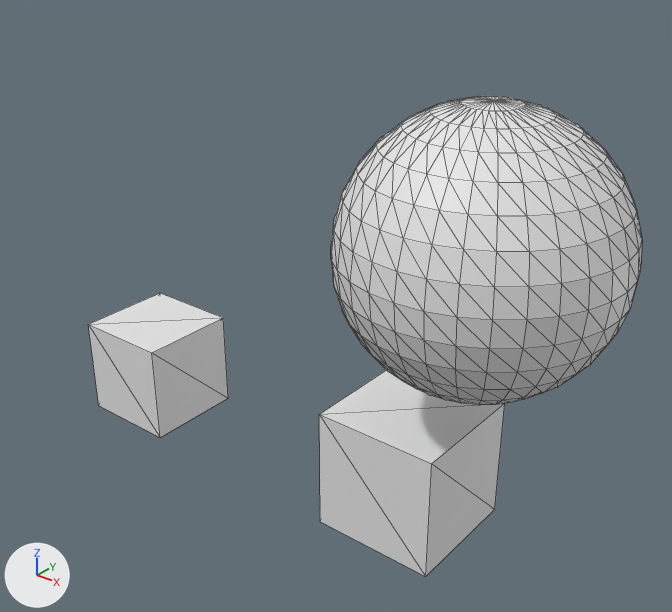
Two versions of the glTF model Blender/character.glb, one commit apart.
Rendered twice from a 50 mm lens placed at (4.35, -4.77, 4.26), pointed at (0.35, 0.23, 1.16). Every picture has the same lights, and +X, +Y and +Z are marked at lower left. Mesh edges are drawn as thin lines. Where no turn or scale is listed for an object, it has been applied to the vertices.
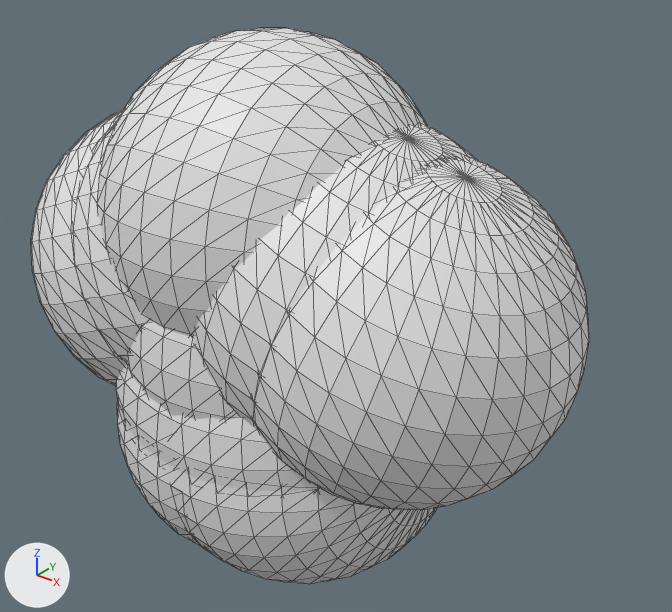
Changed parts and their boxes (x1, y1, x2, y2) in the pictures (672 x 612 px):
'Capsual', moved, turned, rescaled
    before: (331, 96, 642, 405)
    after: (193, 124, 477, 428)
'Capsual.004', added
    after: (253, 157, 589, 510)
'Head', added
    after: (97, 28, 427, 337)
'Cube.001', deleted
    before: (319, 370, 504, 576)
'LeftLegLower', added
    after: (176, 469, 437, 584)
'Cube', deleted
    before: (88, 293, 228, 437)
'Capsual.002', added
    after: (31, 111, 127, 386)
'RightLegUpper', added
    after: (172, 415, 320, 492)
'Capsual.001', added
    after: (72, 122, 149, 364)
'Chest', added
    after: (127, 320, 240, 420)
'RightLegLower', added
    after: (117, 405, 202, 547)
'LeftLegUpper', added
    after: (116, 365, 175, 468)

What changed in the scene script:
```text
Remove ob_cube:
    ob_cube = bpy.data.objects.new('Cube', me_cube)
    ob_cube.location = (-1.904, 0.323, -0.163)
    ob_cube.scale = (0.446, 0.446, 0.446)
Change ob_empty_002:
    remove ob_empty_002.parent = ob_cube
Change ob_capsual:
    ob_capsual.location: (1.55, 0.264, 1.903) -> (0.685, 0.003, 1.486)
    ob_capsual.rotation_euler: (0.0, 0.0, 0.0) -> (0.0, 0.344, 0.0)  # degrees (0, 0, 0) -> degrees (0, 20, 0)
    ob_capsual.scale: (1.0, 1.0, 1.0) -> (1.24, 1.24, 1.24)
Remove ob_cube_001:
    ob_cube_001 = bpy.data.objects.new('Cube.001', me_cube_002)
    ob_cube_001.location = (1.058, 0.267, 0.0)
Add ob_head:
    ob_head = bpy.data.objects.new('Head', me_sphere.copy())  # the mesh of ob_capsual
    ob_head.location = (0.008, -0.064, 1.969)
    ob_head.rotation_euler = (1.57, 1.321, 1.57)  # degrees (90, 76, 90)
    ob_head.scale = (1.24, 1.24, 1.24)
Add ob_chest:
    ob_chest = bpy.data.objects.new('Chest', me_sphere.copy())  # the mesh of ob_capsual
    ob_chest.location = (0.016, 0.003, 1.053)
    ob_chest.rotation_euler = (-1.568, 1.511, -1.568)  # degrees (-90, 87, -90)
    ob_chest.scale = (1.24, 1.24, 1.24)
Add ob_leftleglower:
    ob_leftleglower = bpy.data.objects.new('LeftLegLower', me_sphere.copy())  # the mesh of ob_capsual
    ob_leftleglower.location = (0.207, 0.003, 0.166)
    ob_leftleglower.rotation_euler = (0.0, 1.469, 0.0)  # degrees (0, 84, 0)
    ob_leftleglower.scale = (1.24, 1.24, 1.24)
Add ob_rightlegupper:
    ob_rightlegupper = bpy.data.objects.new('RightLegUpper', me_sphere.copy())  # the mesh of ob_capsual
    ob_rightlegupper.location = (0.174, 0.003, 0.498)
    ob_rightlegupper.rotation_euler = (0.0, 1.469, 0.0)  # degrees (0, 84, 0)
    ob_rightlegupper.scale = (1.24, 1.24, 1.24)
Add ob_rightleglower:
    ob_rightleglower = bpy.data.objects.new('RightLegLower', me_sphere.copy())  # the mesh of ob_capsual
    ob_rightleglower.location = (-0.147, 0.003, 0.171)
    ob_rightleglower.rotation_euler = (0.0, 1.678, 0.0)  # degrees (0, 96, 0)
    ob_rightleglower.scale = (1.24, 1.24, 1.24)
Add ob_leftlegupper:
    ob_leftlegupper = bpy.data.objects.new('LeftLegUpper', me_sphere.copy())  # the mesh of ob_capsual
    ob_leftlegupper.location = (-0.11, 0.003, 0.503)
    ob_leftlegupper.rotation_euler = (0.0, 1.678, 0.0)  # degrees (0, 96, 0)
    ob_leftlegupper.scale = (1.24, 1.24, 1.24)
Add ob_capsual_002:
    ob_capsual_002 = bpy.data.objects.new('Capsual.002', me_sphere.copy())  # the mesh of ob_capsual
    ob_capsual_002.location = (-1.01, 0.003, 1.322)
    ob_capsual_002.rotation_euler = (0.0, 2.767, 0.0)  # degrees (0, 159, 0)
    ob_capsual_002.scale = (1.24, 1.24, 1.24)
Add ob_capsual_001:
    ob_capsual_001 = bpy.data.objects.new('Capsual.001', me_sphere.copy())  # the mesh of ob_capsual
    ob_capsual_001.location = (-0.567, 0.003, 1.506)
    ob_capsual_001.rotation_euler = (0.0, 2.767, 0.0)  # degrees (0, 159, 0)
    ob_capsual_001.scale = (1.24, 1.24, 1.24)
Add ob_capsual_004:
    ob_capsual_004 = bpy.data.objects.new('Capsual.004', me_sphere.copy())  # the mesh of ob_capsual
    ob_capsual_004.location = (1.126, 0.003, 1.316)
    ob_capsual_004.rotation_euler = (0.0, 0.344, 0.0)  # degrees (0, 20, 0)
    ob_capsual_004.scale = (1.24, 1.24, 1.24)
```
